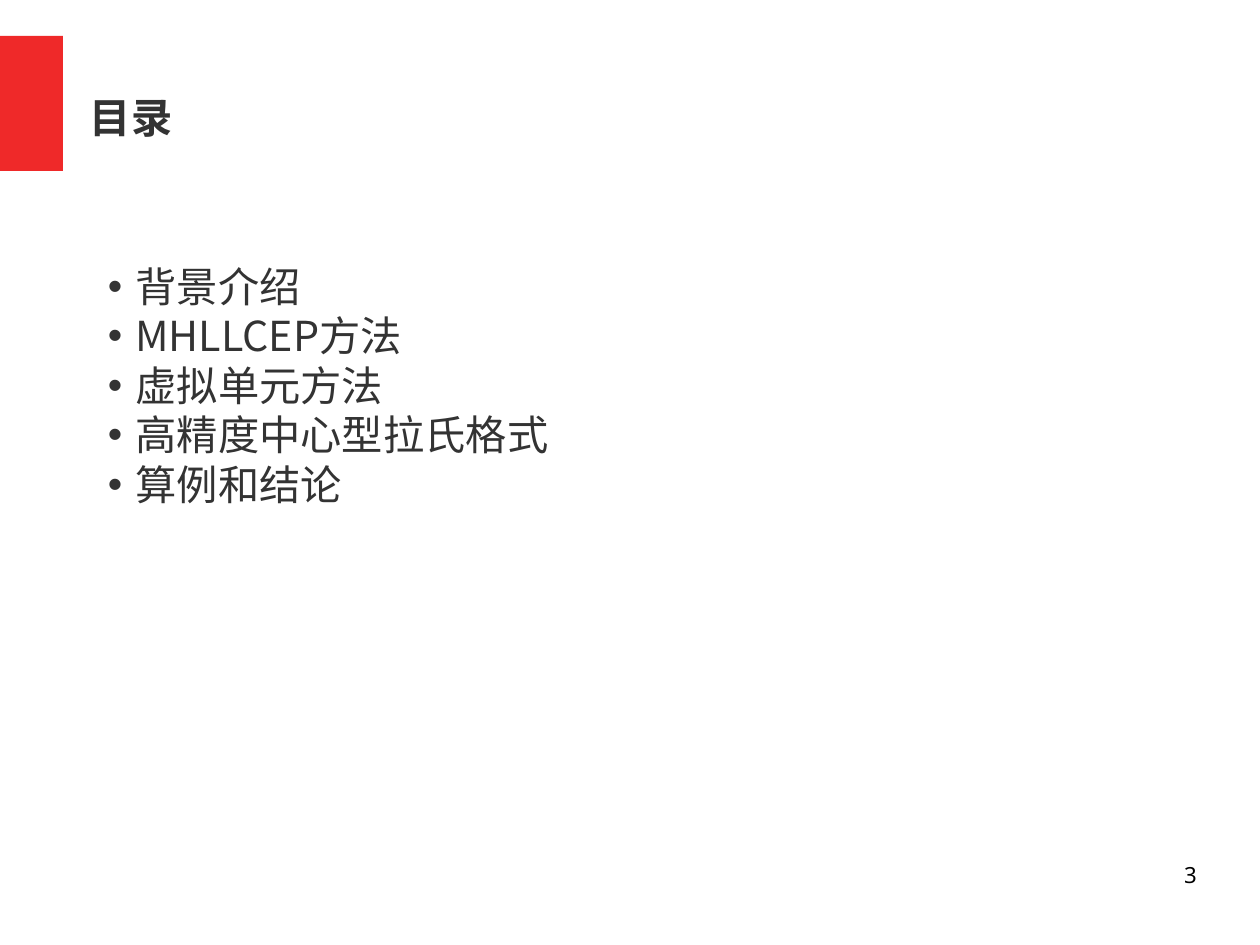
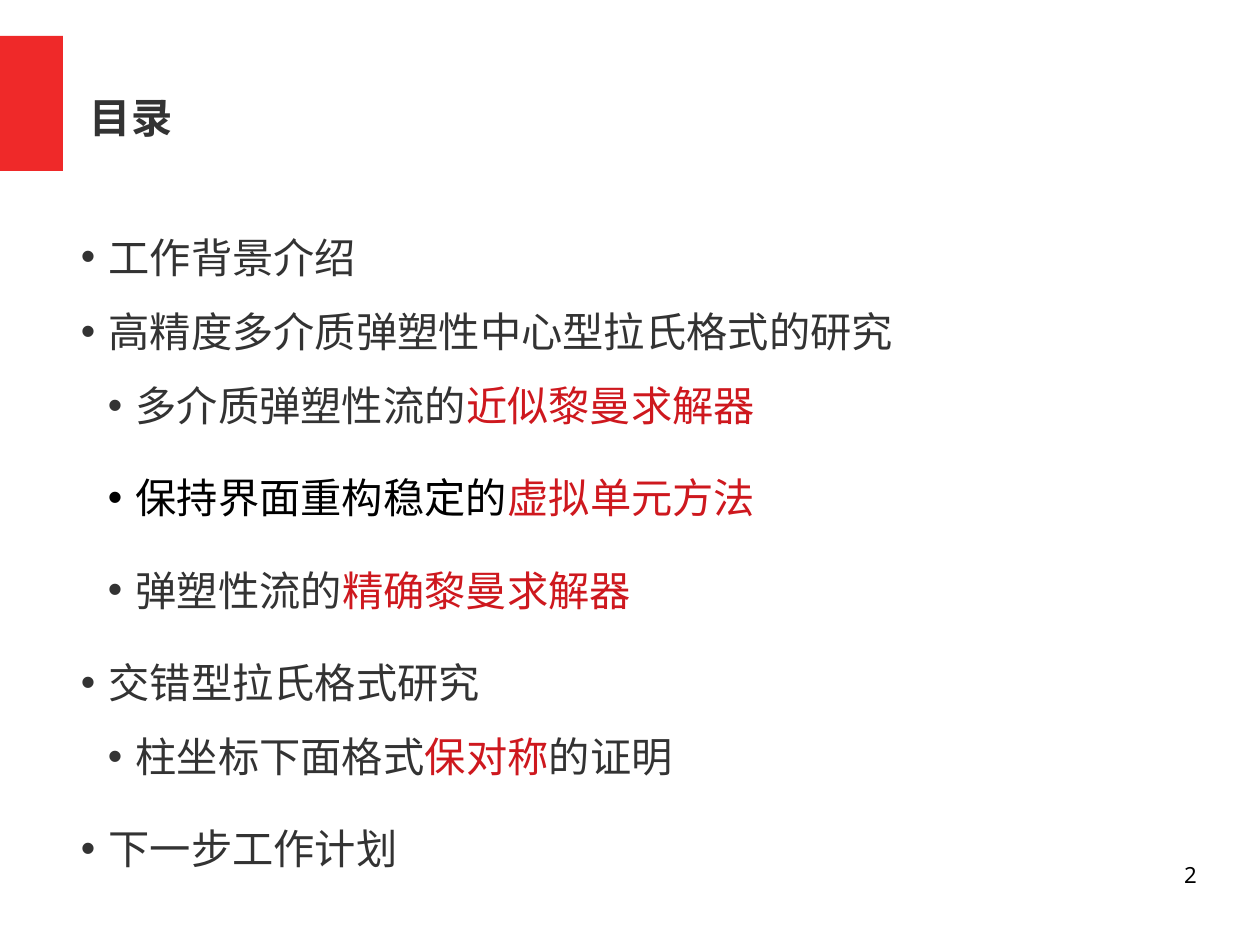
Before and after one commit to bfly123/Lag2D, a slide deck: slide 2 of 青年科技报告2019.odp (slide 3 before the commit). Drawn at 1260x945 pixels with LibreOffice and Linux fonts; fonts in the diff are those of the drawing; background and template pictures are left out. Boxes give left, top, right and bottom in pixels: in the first picture for what was removed or moved away, otherwise in the second. Text is boxed around its words. In the diff, an @@ line names an element or a change of style, - is before the commit and + after.

```diff
--- a/青年科技报告2019.odp
+++ b/青年科技报告2019.odp
@@ text added at box(108, 238, 892, 776), 26 pt, text #333333 @@
+• 工作背景介绍
+• 高精度多介质弹塑性中心型拉氏格式的研究
+  • 多介质弹塑性流的近似黎曼求解器
+  • 保持界面重构稳定的虚拟单元方法
+  • 弹塑性流的精确黎曼求解器
+• 交错型拉氏格式研究
+  • 柱坐标下面格式保对称的证明
+• 下一步工作计划
@@ text removed at box(135, 267, 548, 504) @@
-• 背景介绍
-• MHLLCEP方法
-• 虚拟单元方法
-• 高精度中心型拉氏格式
-• 算例和结论
@@ page number at box(1184, 867, 1197, 883): text changed @@
-3
+2
```
Also in this commit, not shown: 3 other slides changed, 1 slide added, 1 slide removed.
